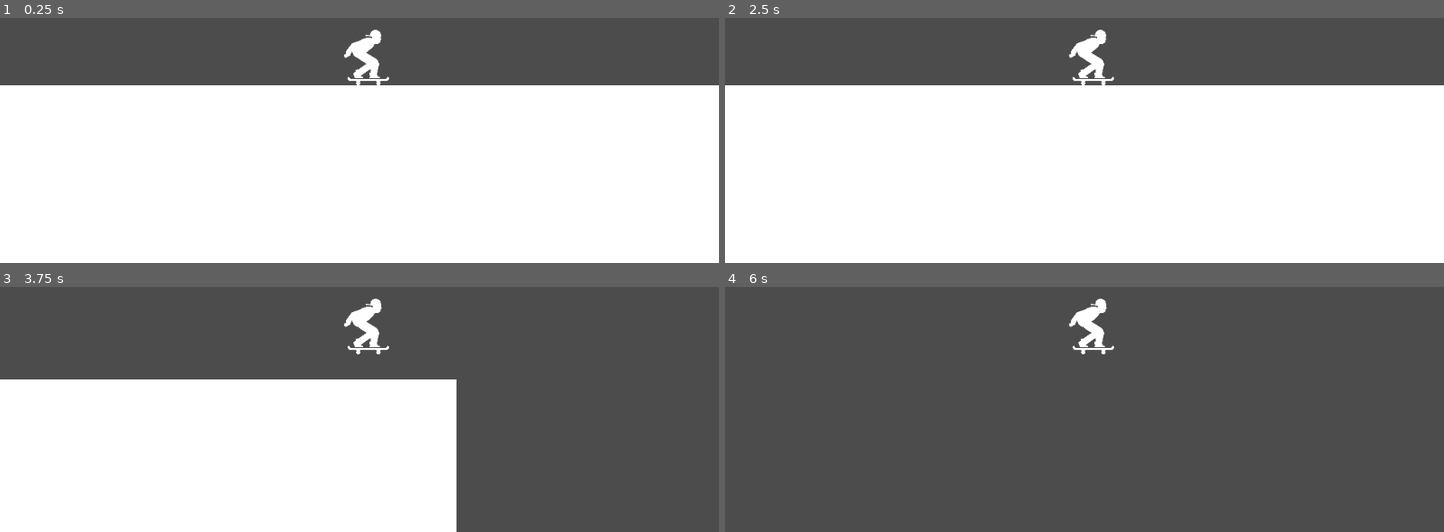
Above: before the commit, frames 1-4 (two rows, left to right).
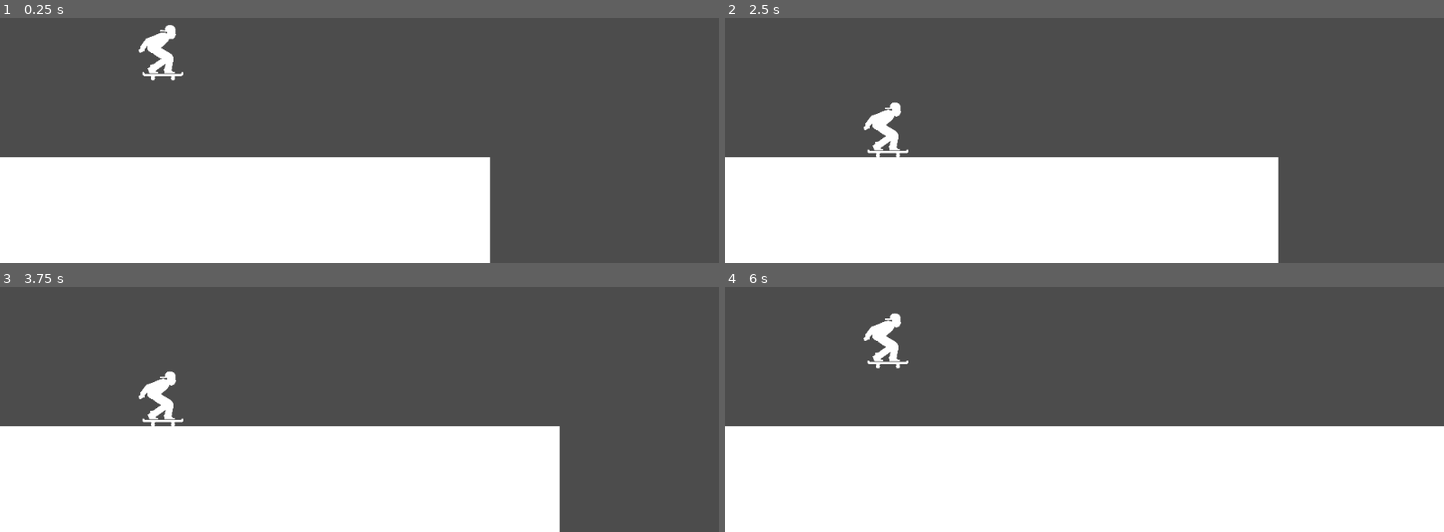
Above: after the commit, the same moments.

Repository: itlacey/Vapor-Skate
Game: Godot game, scene res://scenes/play_area.tscn
The game is run twice, just before and just after one commit, with the same random seed, the same clock (stepped at 60 frames per second) and the same inputs.
Inputs:
- Up to frame 1 (0.25 s): no input
- Up to frame 2 (2.5 s): hold Up (ui_up) 0.53-2.03 s; tap Enter at 2 s
- Up to frame 3 (3.75 s): hold Up (ui_up) from 2.78 s (still down)
- Up to frame 4 (6 s): release Up (ui_up) at 4.28 s; tap Up (ui_up) at 4.52 s; hold Up (ui_up) 5.03-5.78 s

The runs differ from the first frame. In frame 1, 45% of the frame differs, in the area x 0-100%, y 2-100%; in frame 2, 40%; in frame 3, 19%; in frame 4, 44%.

Commit message:
Updated autogenerating floor and changed camera

Diff:
--- a/scenes/floor.tscn
+++ b/scenes/floor.tscn
@@ -1,11 +1,13 @@
-[gd_scene load_steps=3 format=2]
+[gd_scene load_steps=4 format=2]
 
 [ext_resource path="res://assets/skateboard-assets/ground_256x256.png" type="Texture" id=1]
+[ext_resource path="res://scripts/floor.gd" type="Script" id=2]
 
 [sub_resource type="RectangleShape2D" id=2]
 extents = Vector2( 1053.5, 178 )
 
-[node name="main_floor" type="KinematicBody2D"]
+[node name="main_floor" type="StaticBody2D"]
+script = ExtResource( 2 )
 __meta__ = {
 "_edit_group_": true
 }
@@ -20,3 +22,14 @@
 [node name="Ground256X256" type="Sprite" parent="CollisionShape2D"]
 scale = Vector2( 8.22656, 1.39453 )
 texture = ExtResource( 1 )
+
+[node name="VisibilityNotifier2D" type="VisibilityNotifier2D" parent="CollisionShape2D"]
+position = Vector2( 3.05176e-05, 0.999962 )
+scale = Vector2( 105.333, 17.7667 )
+
+[node name="new_spawn_vis" type="VisibilityNotifier2D" parent="CollisionShape2D"]
+position = Vector2( -10, -173.333 )
+scale = Vector2( 3.33333, 0.666667 )
+
+[connection signal="screen_exited" from="CollisionShape2D/VisibilityNotifier2D" to="." method="_on_VisibilityNotifier2D_screen_exited"]
+[connection signal="screen_exited" from="CollisionShape2D/new_spawn_vis" to="." method="_on_new_spawn_vis_screen_exited"]
--- a/scenes/play_area.tscn
+++ b/scenes/play_area.tscn
@@ -4,7 +4,7 @@
 [ext_resource path="res://scripts/player_character.gd" type="Script" id=2]
 [ext_resource path="res://scenes/floor.tscn" type="PackedScene" id=3]
 [ext_resource path="res://scripts/play_area.gd" type="Script" id=4]
-[ext_resource path="res://scripts/floor.gd" type="Script" id=5]
+[ext_resource path="res://scripts/killbox.gd" type="Script" id=6]
 
 [sub_resource type="RectangleShape2D" id=3]
 extents = Vector2( 185.5, 10 )
@@ -13,15 +13,15 @@
 script = ExtResource( 4 )
 
 [node name="main_floor" parent="." instance=ExtResource( 3 )]
-position = Vector2( 303, 833 )
-script = ExtResource( 5 )
+position = Vector2( 53, 867 )
 
 [node name="PlayerCharacter" parent="." groups=["player_character"] instance=ExtResource( 1 )]
-position = Vector2( 53, 527 )
+position = Vector2( 80, 412 )
 script = ExtResource( 2 )
 
 [node name="killbox" type="Area2D" parent="."]
 position = Vector2( 55, 667 )
+script = ExtResource( 6 )
 __meta__ = {
 "_edit_group_": true
 }
--- a/scenes/player_character.tscn
+++ b/scenes/player_character.tscn
@@ -41,7 +41,8 @@
 flip_h = true
 
 [node name="Camera2D" type="Camera2D" parent="CollisionShape2D"]
-position = Vector2( 8.02869, 5.99406 )
+position = Vector2( -268.254, 0.000462683 )
 rotation = 3.14159
 scale = Vector2( 0.236138, 0.166502 )
 current = true
+limit_bottom = 750
--- a/scripts/floor.gd
+++ b/scripts/floor.gd
@@ -1,8 +1,18 @@
-extends KinematicBody2D
+extends StaticBody2D
+onready var rand_floor = $CollisionShape2D
+var rng = RandomNumberGenerator.new()
+signal spawn_new
 
-var motion = Vector2()
-const UP = Vector2(0,0)
+func _ready():
+	set_friction(0)
+	rng.randomize()
+	rand_floor.scale.x = rng.randf_range(.3, 1.0)
 
-func _process(delta):
-	motion.x = -500
-	motion = move_and_slide(motion, UP)
+
+func _on_VisibilityNotifier2D_screen_exited():
+	queue_free()
+
+
+func _on_new_spawn_vis_screen_exited():
+	print('on main node')
+	emit_signal("spawn_new")
--- /dev/null
+++ b/scripts/killbox.gd
@@ -0,0 +1,7 @@
+extends Area2D
+onready var player = get_node("../PlayerCharacter")
+var player_pos
+
+func _physics_process(delta):
+	player_pos = player.get_position()
+	self.position.x = player_pos.x
--- a/scripts/play_area.gd
+++ b/scripts/play_area.gd
@@ -1,12 +1,25 @@
 extends Node2D
-onready var rand_floor = $main_floor/CollisionShape2D
-var rng = RandomNumberGenerator.new()
+
+var new_floor = preload("res://scenes/floor.tscn")
+onready var main_floor = $main_floor
+var main_floor_pos
 
 func _ready():
-	rng.randomize()
-	rand_floor.scale.x = rng.randf_range(.3, 1.0)
+	main_floor.connect("spawn_new",self,"make_new_floor")
+	main_floor_pos = main_floor.get_position()
 
 func _on_killbox_body_entered(body):
 	if body.is_in_group("player_character"):
 		get_tree().quit()
 	#scene switch code get_tree().change_scene("res://current_scene.tscn")
+
+func make_new_floor():
+	var flor = new_floor.instance()
+	var main_floor_shape = main_floor.get_node("CollisionShape2D").shape
+	print(main_floor_shape)
+	main_floor_pos.x = main_floor_pos.x + 1030
+	flor.set_position(main_floor_pos)
+	add_child(flor)
+	main_floor = flor
+	var vis_node = flor
+	vis_node.connect("spawn_new",self,"make_new_floor")
--- a/scripts/player_character.gd
+++ b/scripts/player_character.gd
@@ -3,12 +3,12 @@
 var motion = Vector2()
 const UP = Vector2(0,-1)
 export var gravity = 20
-export var jumpForce = 600
+export var jumpForce = 525
 var has_double_jumped
 
 func _physics_process(delta):
 	motion.y += gravity
-	motion.x = 0
+	motion.x = 500
 	if Input.is_action_just_pressed("ui_up"):
 			if is_on_floor():
 				jump()
@@ -16,7 +16,7 @@
 				jump()
 				has_double_jumped = true
 
-	motion = move_and_slide(motion, UP)
+	motion = move_and_slide(motion, UP )
 
 	if is_on_floor():
 		has_double_jumped = false
Not shown, added: icon.png.import
